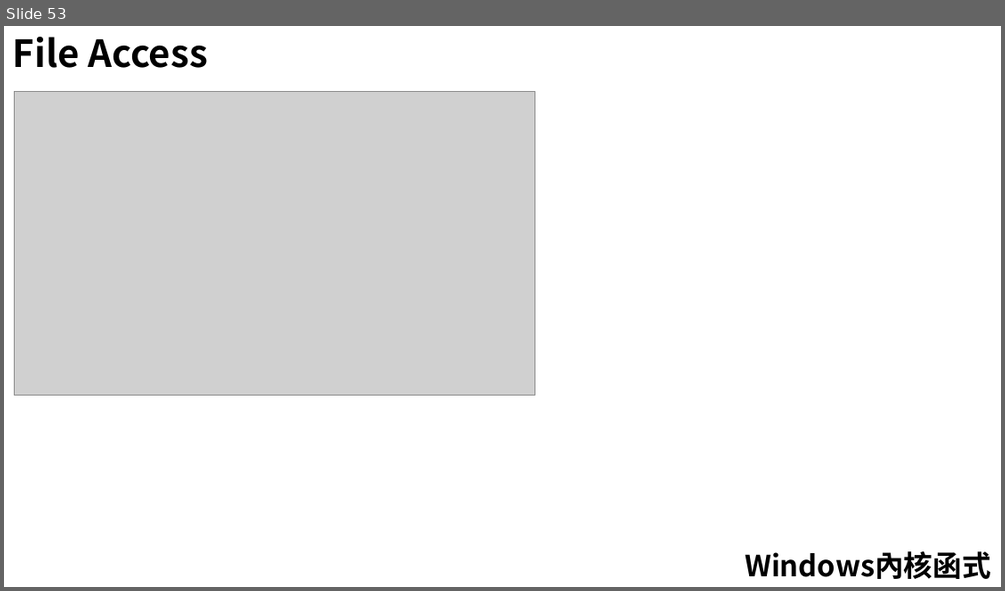
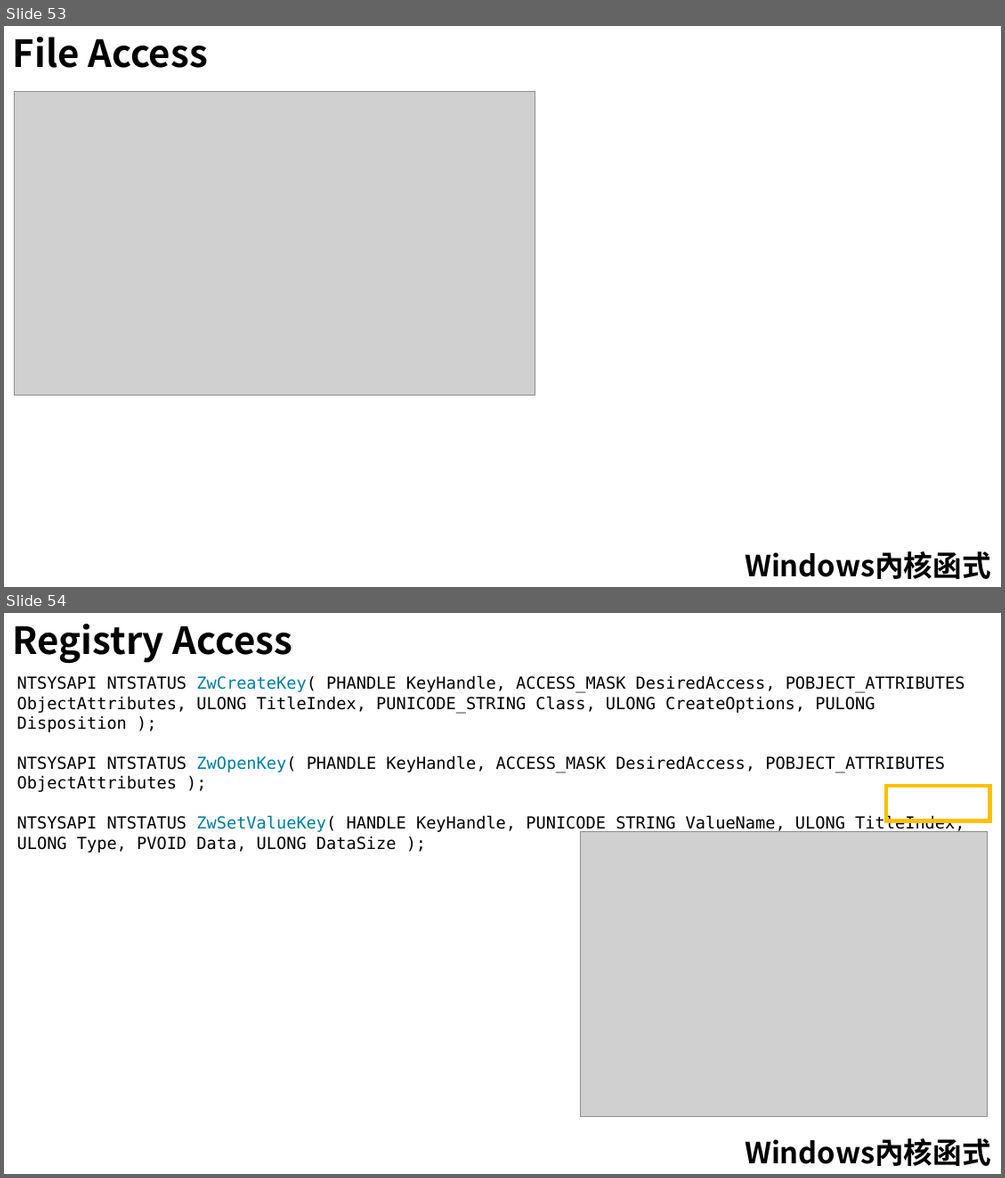
Before and after one commit to 1anhuang/Tutorial, a slide deck: WindowsDriver/Driver(Windows).pptx. Shown one above the other, each under a label of ours: slide 53 before the commit, slides 53 and 54 after it. The pictures are 1005x591 and 1005x1178 pixels, drawn with LibreOffice and Linux fonts; fonts in the diff are those of the drawing; grey boxes stand for pictures. Boxes give left, top, right and bottom in pixels: in the first picture for what was removed or moved away, otherwise in the second. Text is boxed around its words. In the diff, an @@ line names an element or a change of style, - is before the commit and + after.

```diff
--- a/WindowsDriver/Driver(Windows).pptx
+++ b/WindowsDriver/Driver(Windows).pptx
@@ slide 54 added at (4, 613, 1001, 1174), background #FFFFFF @@
@@ text added at (13, 624, 293, 663), 36 pt, text #000000, bold @@
+Registry Access
@@ text added at (17, 676, 965, 852), 16 pt, text #000000 @@
+NTSYSAPI NTSTATUS ZwCreateKey( PHANDLE KeyHandle, ACCESS_MASK DesiredAccess, POBJECT_ATTRIBUTES ObjectAttributes, ULONG TitleIndex, PUNICODE_STRING Class, ULONG CreateOptions, PULONG Disposition );
+NTSYSAPI NTSTATUS ZwOpenKey( PHANDLE KeyHandle, ACCESS_MASK DesiredAccess, POBJECT_ATTRIBUTES ObjectAttributes );
+NTSYSAPI NTSTATUS ZwSetValueKey( HANDLE KeyHandle, PUNICODE_STRING ValueName, ULONG TitleIndex, ULONG Type, PVOID Data, ULONG DataSize );
@@ rectangle added at (886, 786, 990, 821), outline #FFC000 4 pt @@
@@ picture added at (580, 831, 987, 1116) @@
@@ text added at (744, 1138, 991, 1166), 28 pt, text #000000, bold @@
+Windows內核函式
```
Also in this commit, not shown: 1 slide changed, 24 other slides added.
